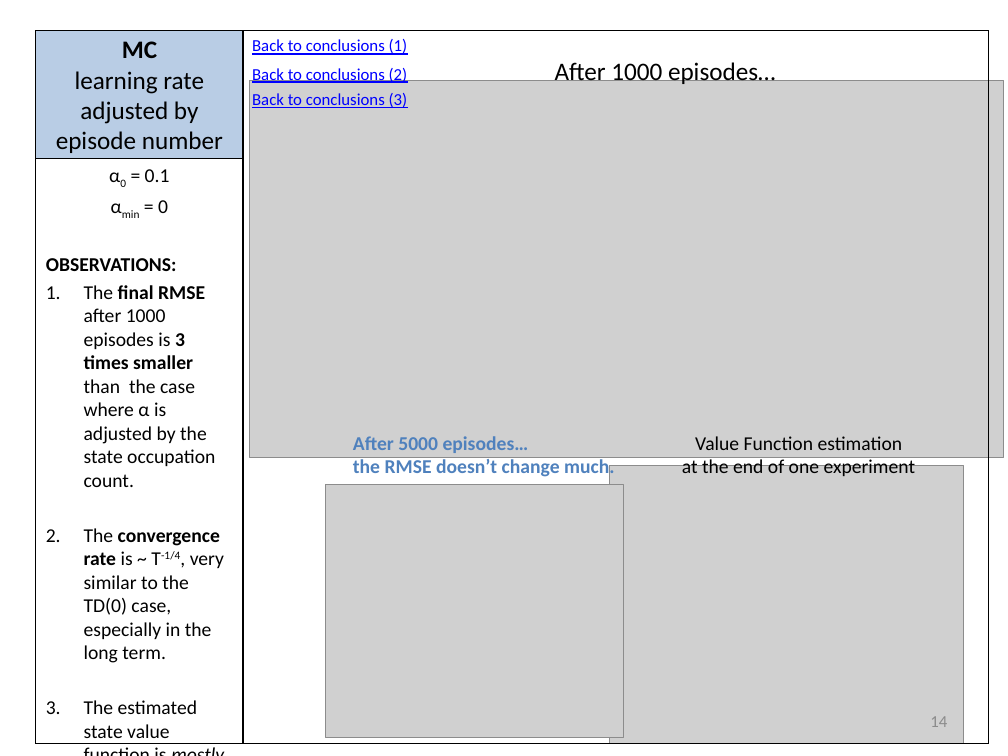
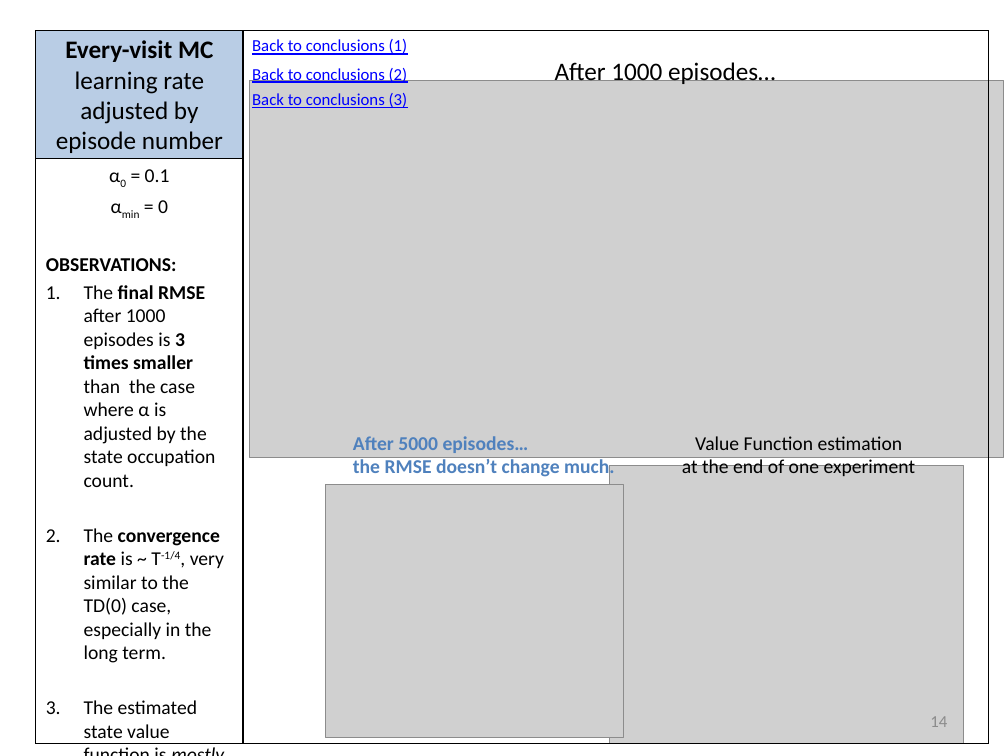
Before and after one commit to mastropi/RL, a slide deck: slide 14 of RL-001-MemoryManagement/results/202004Apr30-ResultsTDLambda&MC-1DGridworld.pptx. Drawn at 1008x756 pixels with LibreOffice and Linux fonts; fonts in the diff are those of the drawing; grey boxes stand for pictures. Boxes give left, top, right and bottom in pixels: in the first picture for what was removed or moved away, otherwise in the second. Text is boxed around its words. In the diff, an @@ line names an element or a change of style, - is before the commit and + after.

```diff
--- a/RL-001-MemoryManagement/results/202004Apr30-ResultsTDLambda&MC-1DGridworld.pptx
+++ b/RL-001-MemoryManagement/results/202004Apr30-ResultsTDLambda&MC-1DGridworld.pptx
@@ title at <box>56,40,223,153</box>: text changed @@
-MC
-learning rate adjusted by episode number
+Every-visit MC
+learning rate adjusted by episode number
```
Also in this commit, not shown: 6 other slides changed, 2 slides added, 4 other files.
